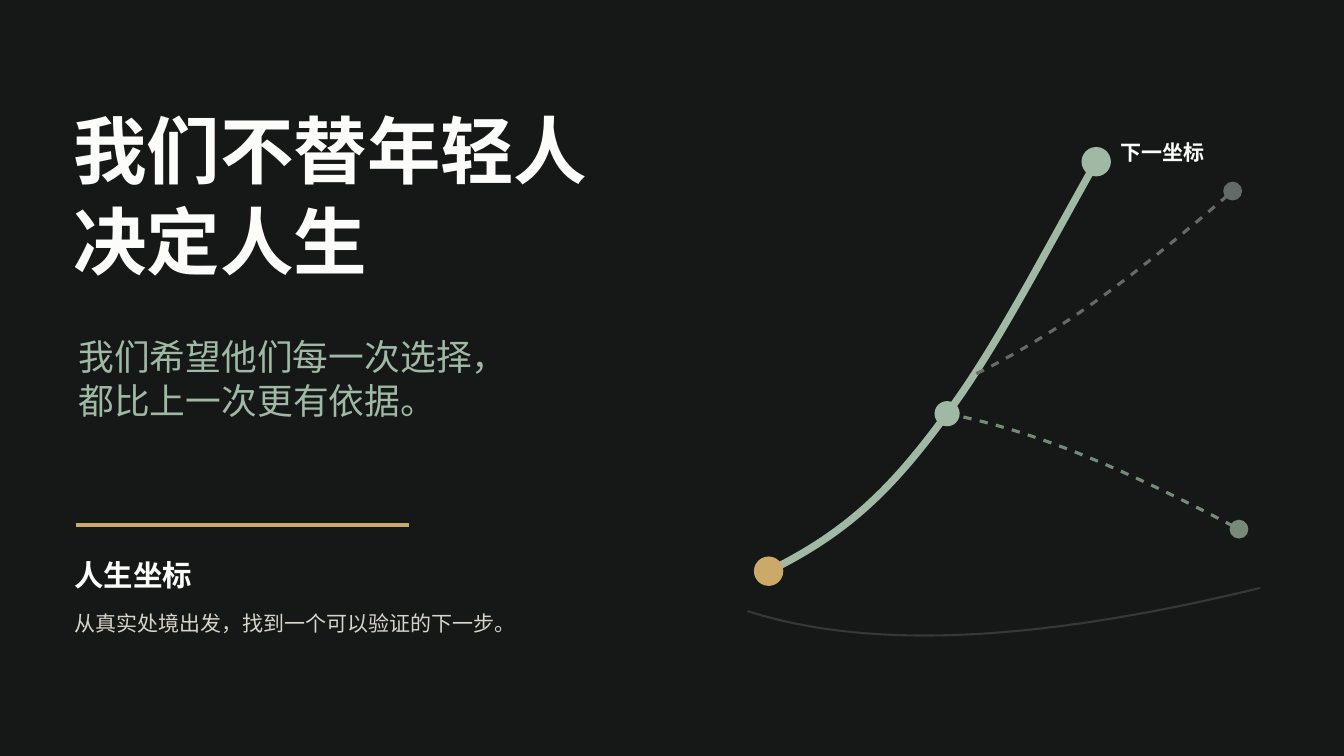
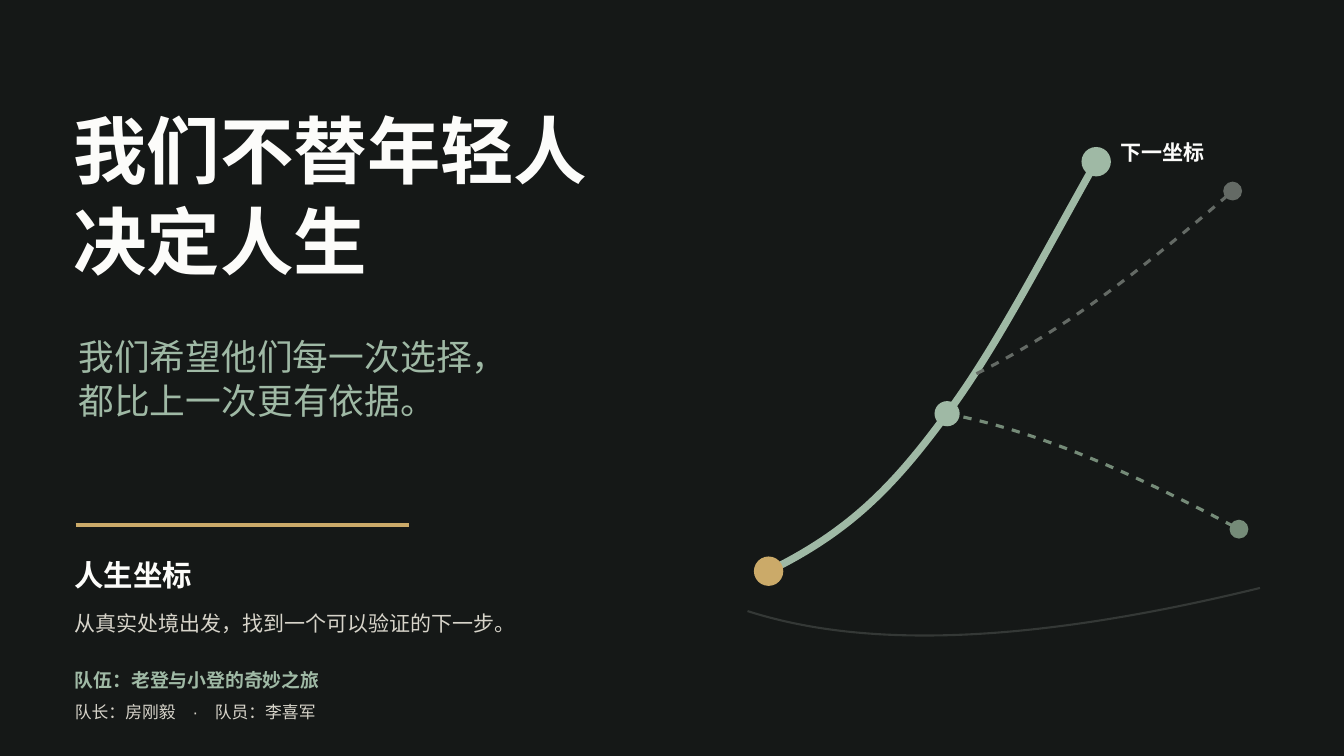
Before and after one commit to wolfgang008/life-coordinate, a slide deck: slide 11 of submission/05_路演PPT/人生坐标_路演PPT.pptx. Drawn at 1344x756 pixels with LibreOffice and Linux fonts; fonts in the diff are those of the drawing. Boxes give left, top, right and bottom in pixels: in the first picture for what was removed or moved away, otherwise in the second. Text is boxed around its words. In the diff, an @@ line names an element or a change of style, - is before the commit and + after.

```diff
--- a/submission/05_路演PPT/人生坐标_路演PPT.pptx
+++ b/submission/05_路演PPT/人生坐标_路演PPT.pptx
@@ text added at bbox=[75, 671, 319, 689], 13.5 pt, text #9FB9A5, bold @@
+队伍：老登与小登的奇妙之旅
@@ text added at bbox=[75, 704, 316, 720], 12 pt, text #D7D4CA @@
+队长：房刚毅 · 队员：李喜军
```
Also in this commit, not shown: 9 other files.
